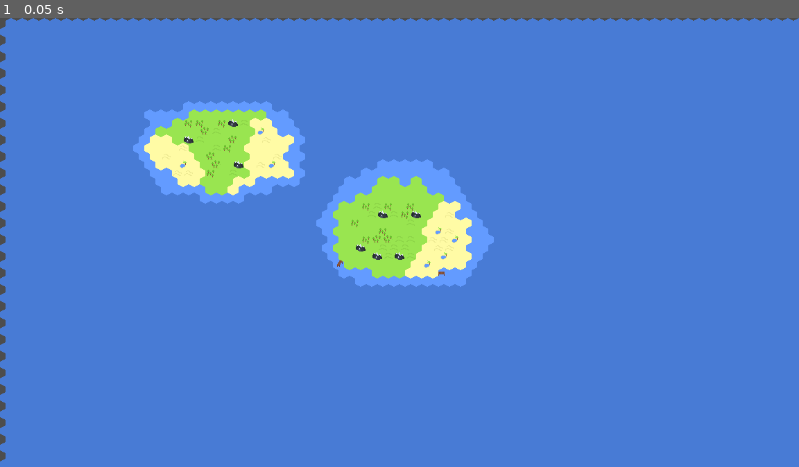
Above: before the commit, frame 1.
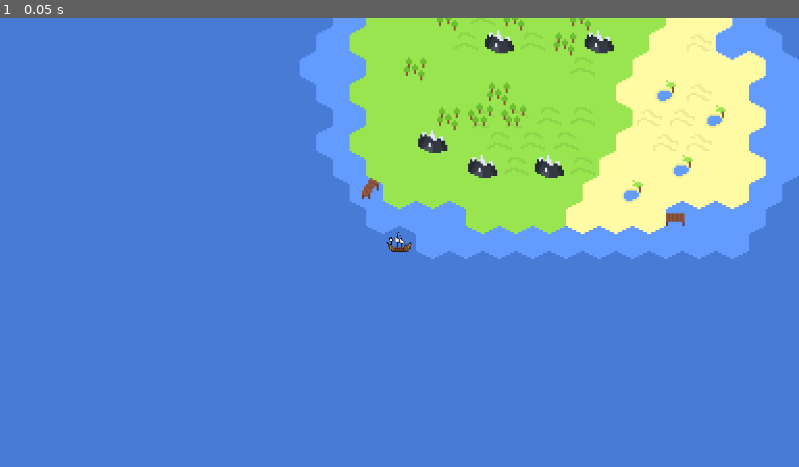
Above: after the commit, the same moment.

Repository: coderspark/voc-ding
Game: Godot game, scene res://Scenes/map_1.tscn
The game is run twice, just before and just after one commit, with the same random seed, the same clock (stepped at 60 frames per second) and the same inputs.
Inputs:
- Up to frame 1 (0.05 s): no input

The runs differ from the first frame. In frame 1, 35% of the frame differs, in the area x 0-100%, y 0-99%.

Commit message:
Added animated player

Diff:
--- a/Scenes/map_1.tscn
+++ b/Scenes/map_1.tscn
@@ -1,14 +1,16 @@
-[gd_scene load_steps=2 format=4 uid="uid://bke41102xy33f"]
+[gd_scene load_steps=3 format=4 uid="uid://bke41102xy33f"]
 
-[ext_resource type="TileSet" uid="uid://b6osua7h5uv17" path="res://Resources/Tiles.tres" id="1_j2wod"]
+[ext_resource type="TileSet" uid="uid://b6osua7h5uv17" path="res://Resources/Tiles.tres" id="1_dcmhf"]
+[ext_resource type="PackedScene" uid="uid://uxsgyx5q7kwm" path="res://Scenes/player.tscn" id="2_gt30j"]
 
-[node name="Node2D" type="Node2D"]
-
-[node name="Camera2D" type="Camera2D" parent="."]
+[node name="Main" type="Node2D"]
 
 [node name="Terrain" type="TileMapLayer" parent="."]
 tile_map_data = PackedByteArray("AAAAAP//AAABAAAAAAD/////AAABAAAAAAD+////AAABAAEAAAD9////AAABAAEAAAD9//7/AAAAAAAAAAD+// …(62128 unchanged characters)…
-tile_set = ExtResource("1_j2wod")
+tile_set = ExtResource("1_dcmhf")
 
 [node name="Fog" type="TileMapLayer" parent="."]
-tile_set = ExtResource("1_j2wod")
+tile_set = ExtResource("1_dcmhf")
+
+[node name="Player" parent="." instance=ExtResource("2_gt30j")]
+position = Vector2(-72, 56)
--- a/Scenes/player.tscn
+++ b/Scenes/player.tscn
@@ -1,3 +1,50 @@
-[gd_scene format=3 uid="uid://uxsgyx5q7kwm"]
+[gd_scene load_steps=9 format=3 uid="uid://uxsgyx5q7kwm"]
+
+[ext_resource type="Texture2D" uid="uid://cmtgio3fr0s5s" path="res://Art/Animations/PlayerBoat/boat1.png" id="1_3smsa"]
+[ext_resource type="Texture2D" uid="uid://dwhyyfk5inuh4" path="res://Art/Animations/PlayerBoat/boat2.png" id="2_8erm5"]
+[ext_resource type="Texture2D" uid="uid://jifpxbjtw2tr" path="res://Art/Animations/PlayerBoat/boat3.png" id="3_f1ek2"]
+[ext_resource type="Texture2D" uid="uid://ba1yxv2xe7udy" path="res://Art/Animations/PlayerBoat/boat4.png" id="4_tx1dd"]
+[ext_resource type="Texture2D" uid="uid://bu3di68i1v6jt" path="res://Art/Animations/PlayerBoat/boat5.png" id="5_gymyn"]
+[ext_resource type="Texture2D" uid="uid://c1utllhjf6833" path="res://Art/Animations/PlayerBoat/boat6.png" id="6_pu2lt"]
+[ext_resource type="Texture2D" uid="uid://chhqxoh6pcrno" path="res://Art/Animations/PlayerBoat/boat7.png" id="7_ukyrk"]
+
+[sub_resource type="SpriteFrames" id="SpriteFrames_7dp3o"]
+animations = [{
+"frames": [{
+"duration": 1.0,
+"texture": ExtResource("1_3smsa")
+}, {
+"duration": 1.0,
+"texture": ExtResource("2_8erm5")
+}, {
+"duration": 1.0,
+"texture": ExtResource("3_f1ek2")
+}, {
+"duration": 1.0,
+"texture": ExtResource("4_tx1dd")
+}, {
+"duration": 1.0,
+"texture": ExtResource("5_gymyn")
+}, {
+"duration": 1.0,
+"texture": ExtResource("6_pu2lt")
+}, {
+"duration": 1.0,
+"texture": ExtResource("7_ukyrk")
+}],
+"loop": true,
+"name": &"default",
+"speed": 5.0
+}]
 
 [node name="Player" type="Node2D"]
+
+[node name="Sprite" type="AnimatedSprite2D" parent="."]
+scale = Vector2(0.2, 0.2)
+sprite_frames = SubResource("SpriteFrames_7dp3o")
+autoplay = "default"
+frame_progress = 0.0748607
+speed_scale = 2.0
+
+[node name="Camera" type="Camera2D" parent="."]
+zoom = Vector2(3, 3)
